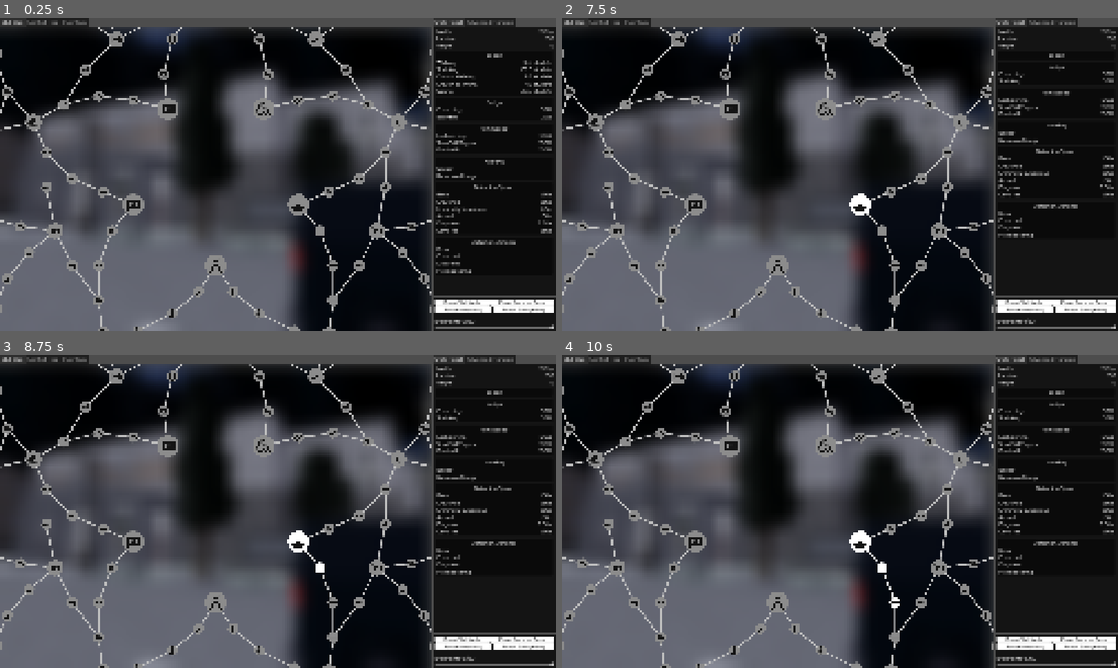
Above: before the commit, frames 1-4 (two rows, left to right).
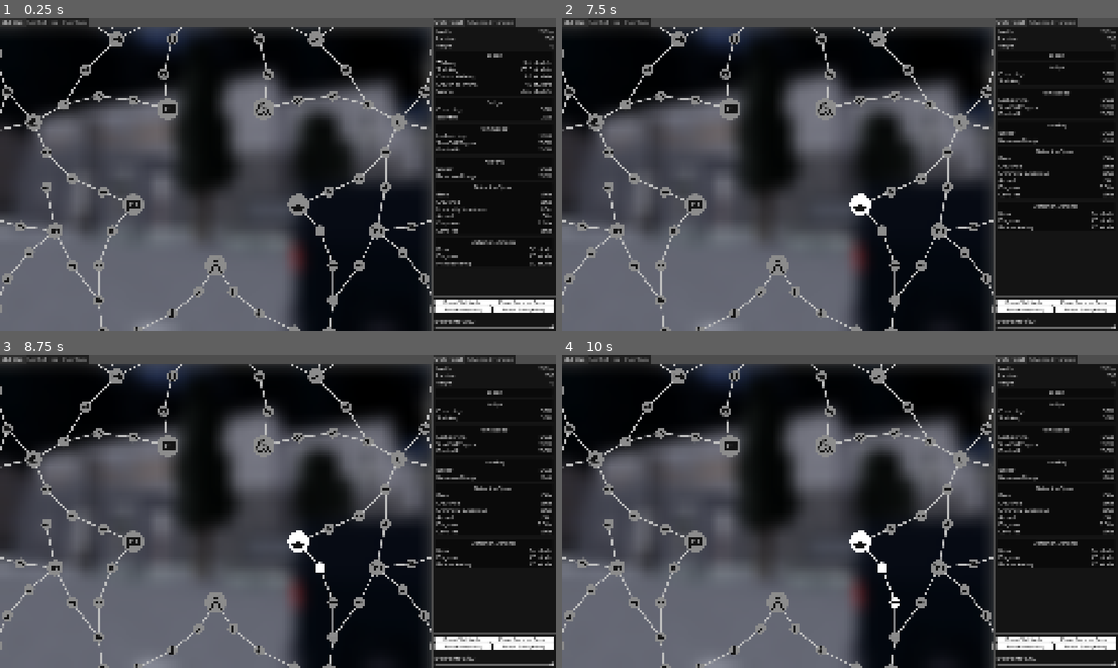
Above: after the commit, the same moments.

Repository: scattered-nightshade/epfc-builder-godot
Game: Godot game, scene res://app/main.tscn
Same seed, same stepped clock (60 frames per second), same inputs: the game is played once before the commit and once after it. The engine's default icon, where the game draws it, is replaced by a stand-in: a white triangle on a blue panel in a dark square.
Inputs (mouse positions are in pixels of both pictures, inside the frame that each line leads up to):
- Up to frame 1 (0.25 s): no input
- Up to frame 2 (7.5 s): click (645, 71) at 0.5 s; click (662, 96) at 1.25 s; click (695, 99) at 2 s; click (623, 105) at 2.75 s; click (584, 227) at 3.5 s; click (595, 121) at 4.25 s; click (862, 205) at 5 s; click (617, 230) at 5.75 s; click (678, 39) at 6.5 s; click (1023, 52) at 7.25 s
- Up to frame 3 (8.75 s): click (322, 567) at 8 s
- Up to frame 4 (10 s): click (895, 602) at 8.75 s; click (923, 602) at 9.5 s

The runs differ from the first frame. In frame 1, 0.3% of the frame differs, in the area x 78-100%, y 47-82%; in frame 2, 0.3%; in frame 3, 0.3%; in frame 4, 0.3%.

Commit message:
Detection distances and hacking stats

Diff:
--- a/epfc-builder/app/stats_panel/stats_panel.gd
+++ b/epfc-builder/app/stats_panel/stats_panel.gd
@@ -28,7 +28,6 @@
 @onready var detection_speed_cameras_value: Label = %DetectionCamerasValue
 
 @onready var detection_distance_base_value: Label = %DetectionDistanceBaseValue
-@onready var detection_distance_crouched_value: Label = %DetectionDistanceCrouchedValue
 @onready var detection_distance_disguised_value: Label = %DetectionDistanceDisguisedValue
 @onready var detection_distance_pickpocketing_value: Label = %DetectionDistancePickpocketingValue
 
@@ -56,8 +55,8 @@
 	item_af_value.text = "%d%%" % (BuildCalculator.get_af_speed())
 	item_rewire_kit_value.text = "%d%%" % (BuildCalculator.get_rewire_speed())
 
-	hacking_speed_value.text = ""
-	hacking_resource_usage_value.text = ""
+	hacking_speed_value.text = "%.0f%%" % (BuildCalculator.get_hacking_speed() * 100)
+	hacking_resource_usage_value.text = "%.0f%%" % (BuildCalculator.get_hacking_resource_usage() * 100)
 
 	detection_speed_base_value.text = "%.2fs" % BuildCalculator.get_base_detection_time()
 	detection_speed_crouched_value.text = "%.2fs" % BuildCalculator.get_crouched_detection_time()
@@ -66,7 +65,6 @@
 	detection_speed_disguised_value.text = "%.2fs" % BuildCalculator.get_disguised_detection_time()
 	detection_speed_cameras_value.text = "%.2fs" % BuildCalculator.get_camera_detection_time()
 
-	detection_distance_base_value.text = ""
-	detection_distance_crouched_value.text = ""
-	detection_distance_disguised_value.text = ""
-	detection_distance_pickpocketing_value.text = ""
+	detection_distance_base_value.text = "%d studs" % BuildCalculator.get_base_detection_range()
+	detection_distance_disguised_value.text = "%d studs" % BuildCalculator.get_disguised_detection_range()
+	detection_distance_pickpocketing_value.text = "%d studs" % BuildCalculator.get_pickpocketing_detection_range()
--- a/epfc-builder/app/stats_panel/stats_panel.tscn
+++ b/epfc-builder/app/stats_panel/stats_panel.tscn
@@ -525,38 +525,26 @@
 text = "0 studs"
 horizontal_alignment = 2
 
-[node name="DetectionDistanceCrouchedTitle" type="Label" parent="ScrollRect/VBoxContainer/DetectionRangeTable/PanelContainer/MarginContainer/VBoxContainer/GridContainer" unique_id=1793725485]
-layout_mode = 2
-size_flags_horizontal = 3
-text = "Crouched"
-
-[node name="DetectionDistanceCrouchedValue" type="Label" parent="ScrollRect/VBoxContainer/DetectionRangeTable/PanelContainer/MarginContainer/VBoxContainer/GridContainer" unique_id=978144516]
+[node name="DetectionDistanceDisguisedTitle" type="Label" parent="ScrollRect/VBoxContainer/DetectionRangeTable/PanelContainer/MarginContainer/VBoxContainer/GridContainer" unique_id=2117900856]
+layout_mode = 2
+size_flags_horizontal = 3
+text = "Disguised"
+
+[node name="DetectionDistanceDisguisedValue" type="Label" parent="ScrollRect/VBoxContainer/DetectionRangeTable/PanelContainer/MarginContainer/VBoxContainer/GridContainer" unique_id=190960345]
 unique_name_in_owner = true
 layout_mode = 2
 size_flags_horizontal = 3
 text = "0 studs"
 horizontal_alignment = 2
 
-[node name="DetectionDistanceDisguisedTitle" type="Label" parent="ScrollRect/VBoxContainer/DetectionRangeTable/PanelContainer/MarginContainer/VBoxContainer/GridContainer" unique_id=2117900856]
-layout_mode = 2
-size_flags_horizontal = 3
-text = "Disguised"
-
-[node name="DetectionDistanceDisguisedValue" type="Label" parent="ScrollRect/VBoxContainer/DetectionRangeTable/PanelContainer/MarginContainer/VBoxContainer/GridContainer" unique_id=190960345]
+[node name="DetectionDistancePickpocketingTitle" type="Label" parent="ScrollRect/VBoxContainer/DetectionRangeTable/PanelContainer/MarginContainer/VBoxContainer/GridContainer" unique_id=731349103]
+layout_mode = 2
+size_flags_horizontal = 3
+text = "Pickpocketing"
+
+[node name="DetectionDistancePickpocketingValue" type="Label" parent="ScrollRect/VBoxContainer/DetectionRangeTable/PanelContainer/MarginContainer/VBoxContainer/GridContainer" unique_id=2085253767]
 unique_name_in_owner = true
 layout_mode = 2
 size_flags_horizontal = 3
 text = "0 studs"
 horizontal_alignment = 2
-
-[node name="DetectionDistancePickpocketingTitle" type="Label" parent="ScrollRect/VBoxContainer/DetectionRangeTable/PanelContainer/MarginContainer/VBoxContainer/GridContainer" unique_id=731349103]
-layout_mode = 2
-size_flags_horizontal = 3
-text = "Pickpocketing"
-
-[node name="DetectionDistancePickpocketingValue" type="Label" parent="ScrollRect/VBoxContainer/DetectionRangeTable/PanelContainer/MarginContainer/VBoxContainer/GridContainer" unique_id=2085253767]
-unique_name_in_owner = true
-layout_mode = 2
-size_flags_horizontal = 3
-text = "0 studs"
-horizontal_alignment = 2
--- a/epfc-builder/autoloads/build_calculator.gd
+++ b/epfc-builder/autoloads/build_calculator.gd
@@ -57,7 +57,7 @@
 
 #region Base Values
 
-const BASE_HEALTH: int    = 100
+const BASE_HEALTH: int = 100
 const BASE_STAMINA: int = 100
 
 #region Speed
@@ -84,6 +84,10 @@
 #endregion
 
 const BASE_LOCKPICKING_SPEED: float = 100
+const BASE_APPLIED_FORCE_SPEED: float = 100
+const BASE_REWIRE_SPEED: float = 100
+const BASE_HACKING_SPEED: float = 1.0
+const BASE_HACKING_RESOURCE_USAGE: float = 1.0
 
 #endregion
 
@@ -232,10 +236,20 @@
 	return BASE_LOCKPICKING_SPEED + (Build.count_group(SKILL_FAST_HANDS) * FAST_HANDS_LOCKPICKING_SPEED_INCREASE)
 
 func get_af_speed() -> float:
-	return BASE_LOCKPICKING_SPEED + (Build.count_group(SKILL_APPLIED_FORCE) * APPLIED_FORCE_SPEED_INCREASE)
+	return BASE_APPLIED_FORCE_SPEED + (Build.count_group(SKILL_APPLIED_FORCE) * APPLIED_FORCE_SPEED_INCREASE)
 
 func get_rewire_speed() -> float:
-	return BASE_LOCKPICKING_SPEED + (Build.count_group(SKILL_TECHNICAL_EXPERT) * TECHNICAL_EXPERT_REWIRE_SPEED_INCREASE)
+	return BASE_REWIRE_SPEED + (Build.count_group(SKILL_TECHNICAL_EXPERT) * TECHNICAL_EXPERT_REWIRE_SPEED_INCREASE)
+#endregion
+
+#region hacking
+
+func get_hacking_speed() -> float:
+	return BASE_HACKING_SPEED + (Build.count_group(SKILL_EFFICIENT_ALGORITHMS) * 0.05)
+
+func get_hacking_resource_usage() -> float:
+	return BASE_HACKING_RESOURCE_USAGE * (1 - (Build.count_group(SKILL_CRITICAL_INSIGHTS) * 0.05))
+
 #endregion
 
 #region detection times
@@ -258,4 +272,30 @@
 	return get_base_detection_time() / (1 - (Build.count_group(SKILL_SIGNAL_DISRUPTION) * SIGNAL_DISRUPTION_DETECTION_REDUCTION))
 #endregion
 
-#endregion
+#region detection distances
+
+func get_detection_range_mult() -> float:
+	var detection_mult: float = 1.0
+
+	if Build.count_group(SKILL_INCONSPICUOUS) >= 2:
+		detection_mult = DETECTION_RANGE_INCONSPICUOUS_2_MULT
+
+	return detection_mult
+
+func get_base_detection_range() -> float:
+	return BASE_DETECTION_RANGE * get_detection_range_mult()
+
+func get_disguised_detection_range() -> float:
+	return BASE_DETECTION_RANGE_DISGUISED * get_detection_range_mult()
+
+func get_pickpocketing_detection_range() -> float:
+	var detection_range: float = BASE_DETECTION_RANGE_PICKPOCKETING
+
+	if Build.count_group(SKILL_PICKPOCKET) >= 3:
+		detection_range = BASE_DETECTION_RANGE_PICKPOCKETING_3
+
+	return detection_range * get_detection_range_mult()
+
+#endregion
+
+#endregion
